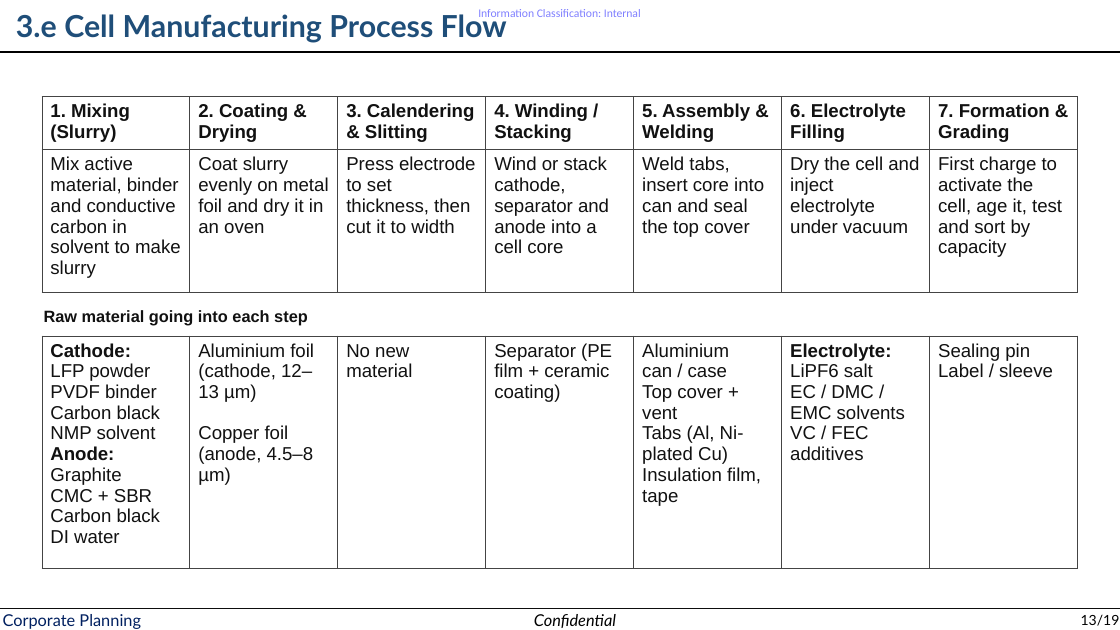
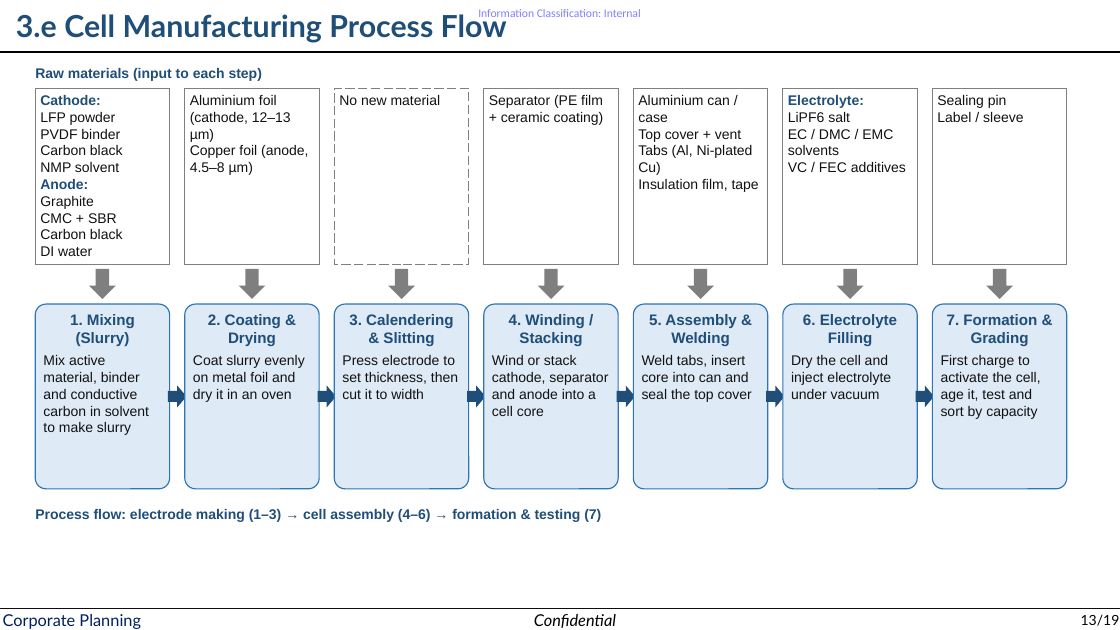
Before and after one commit to Crypto-ashish/bess, a slide deck: slide 13 of EV study 10nov.pptx. Drawn at 1120x630 pixels with LibreOffice and Linux fonts; fonts in the diff are those of the drawing. Boxes give left, top, right and bottom in pixels: in the first picture for what was removed or moved away, otherwise in the second. Text is boxed around its words. In the diff, an @@ line names an element or a change of style, - is before the commit and + after.

```diff
--- a/EV study 10nov.pptx
+++ b/EV study 10nov.pptx
@@ text added at box(35, 68, 262, 81), 12 pt, text #1F4E79, bold @@
+Raw materials (input to each step)
@@ rectangle added at box(35, 88, 170, 265), fill #FFFFFF, outline #7F7F7F 1 pt, 12 pt, text #111111 @@
+Cathode:
+LFP powder
+PVDF binder
+Carbon black
+NMP solvent
+Anode:
+Graphite
+CMC + SBR
+Carbon black
+DI water
@@ rectangle added at box(185, 88, 319, 265), fill #FFFFFF, outline #7F7F7F 1 pt, 12 pt, text #111111 @@
+Aluminium foil (cathode, 12–13 µm)
+Copper foil (anode, 4.5–8 µm)
@@ rectangle added at box(334, 88, 469, 265), fill #FFFFFF, outline #7F7F7F 1 pt dashed, 12 pt, text #111111 @@
+No new material
@@ rectangle added at box(484, 88, 618, 265), fill #FFFFFF, outline #7F7F7F 1 pt, 12 pt, text #111111 @@
+Separator (PE film + ceramic coating)
@@ rectangle added at box(634, 88, 768, 265), fill #FFFFFF, outline #7F7F7F 1 pt, 12 pt, text #111111 @@
+Aluminium can / case
+Top cover + vent
+Tabs (Al, Ni-plated Cu)
+Insulation film, tape
@@ rectangle added at box(783, 88, 918, 265), fill #FFFFFF, outline #7F7F7F 1 pt, 12 pt, text #111111 @@
+Electrolyte:
+LiPF6 salt
+EC / DMC / EMC solvents
+VC / FEC additives
@@ rectangle added at box(933, 88, 1067, 265), fill #FFFFFF, outline #7F7F7F 1 pt, 12 pt, text #111111 @@
+Sealing pin
+Label / sleeve
@@ table removed at box(42, 97, 1077, 292), 2 rows, 7 columns @@
-1. Mixing (Slurry) | 2. Coating & Drying | 3. Calendering & Slitting | 4. Winding / Stacking | 5. Assembly & Welding | 6. Electrolyte Filling | 7. Formation & Grading
-Mix active material, binder and conductive carbon in solvent to make slurry | Coat slurry evenly on metal foil and dry it in an oven | Press electrode to set thickness, then cut it to width | Wind or stack cathode, separator and anode into a cell core | Weld tabs, insert core into can and seal the top cover | Dry the cell and inject electrolyte under vacuum | First charge to activate the cell, age it, test and sort by capacity
@@ down arrow added at box(89, 269, 116, 299), fill #7F7F7F @@
@@ down arrow added at box(239, 269, 266, 299), fill #7F7F7F @@
@@ down arrow added at box(388, 269, 415, 299), fill #7F7F7F @@
@@ down arrow added at box(538, 269, 565, 299), fill #7F7F7F @@
@@ down arrow added at box(687, 269, 714, 299), fill #7F7F7F @@
@@ down arrow added at box(837, 269, 864, 299), fill #7F7F7F @@
@@ down arrow added at box(986, 269, 1013, 299), fill #7F7F7F @@
@@ rounded rectangle added at box(35, 304, 170, 489), fill #DEEAF6, outline #2E75B6 1 pt, 12 pt, text #111111 @@
+1. Mixing (Slurry)
+Mix active material, binder and conductive carbon in solvent to make slurry
@@ text removed at box(44, 310, 308, 326) @@
-Raw material going into each step
@@ rounded rectangle added at box(185, 304, 319, 489), fill #DEEAF6, outline #2E75B6 1 pt, 12 pt, text #111111 @@
+2. Coating & Drying
+Coat slurry evenly on metal foil and dry it in an oven
@@ rounded rectangle added at box(334, 304, 469, 489), fill #DEEAF6, outline #2E75B6 1 pt, 12 pt, text #111111 @@
+3. Calendering & Slitting
+Press electrode to set thickness, then cut it to width
@@ rounded rectangle added at box(484, 304, 618, 489), fill #DEEAF6, outline #2E75B6 1 pt, 12 pt, text #111111 @@
+4. Winding / Stacking
+Wind or stack cathode, separator and anode into a cell core
@@ rounded rectangle added at box(634, 304, 768, 489), fill #DEEAF6, outline #2E75B6 1 pt, 12 pt, text #111111 @@
+5. Assembly & Welding
+Weld tabs, insert core into can and seal the top cover
@@ rounded rectangle added at box(783, 304, 918, 489), fill #DEEAF6, outline #2E75B6 1 pt, 12 pt, text #111111 @@
+6. Electrolyte Filling
+Dry the cell and inject electrolyte under vacuum
@@ rounded rectangle added at box(933, 304, 1067, 489), fill #DEEAF6, outline #2E75B6 1 pt, 12 pt, text #111111 @@
+7. Formation & Grading
+First charge to activate the cell, age it, test and sort by capacity
@@ table removed at box(42, 336, 1077, 569), 1 rows, 7 columns @@
-Cathode: / LFP powder / PVDF binder / Carbon black / NMP solvent / Anode: / Graphite / CMC + SBR / Carbon black / DI water | Aluminium foil (cathode, 12–13 µm) / Copper foil (anode, 4.5–8 µm) | No new material | Separator (PE film + ceramic coating) | Aluminium can / case / Top cover + vent / Tabs (Al, Ni-plated Cu) / Insulation film, tape | Electrolyte: / LiPF6 salt / EC / DMC / EMC solvents / VC / FEC additives | Sealing pin / Label / sleeve
@@ right arrow added at box(168, 386, 187, 408), fill #1F4E79 @@
@@ right arrow added at box(318, 386, 336, 408), fill #1F4E79 @@
@@ right arrow added at box(467, 386, 486, 408), fill #1F4E79 @@
@@ right arrow added at box(617, 386, 635, 408), fill #1F4E79 @@
@@ right arrow added at box(766, 386, 785, 408), fill #1F4E79 @@
@@ right arrow added at box(916, 386, 934, 408), fill #1F4E79 @@
@@ text added at box(35, 509, 601, 522), 12 pt, text #1F4E79, bold @@
+Process flow: electrode making (1–3) → cell assembly (4–6) → formation & testing (7)
```
Also in this commit, not shown: 2 other slides changed.
